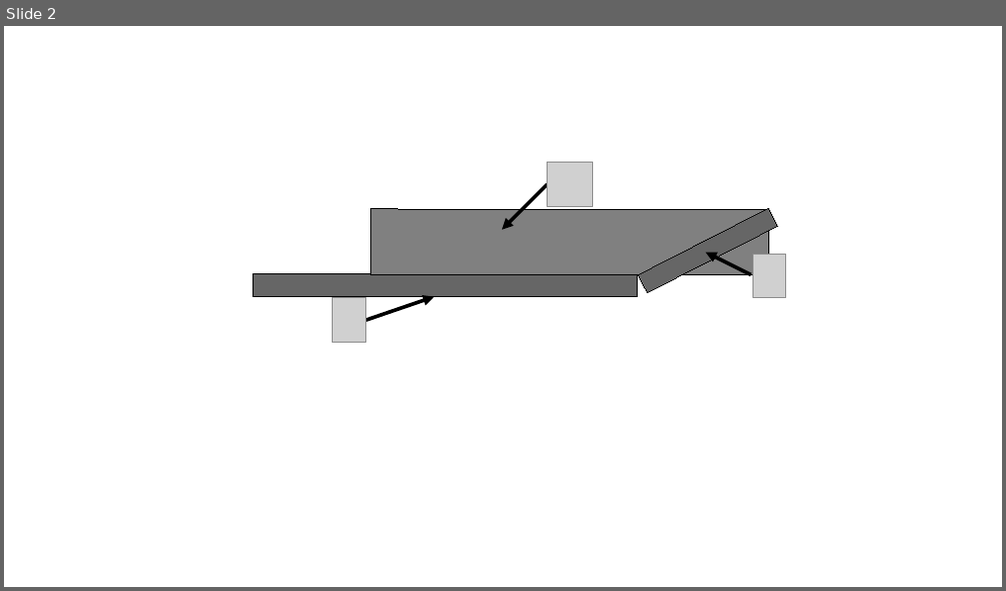
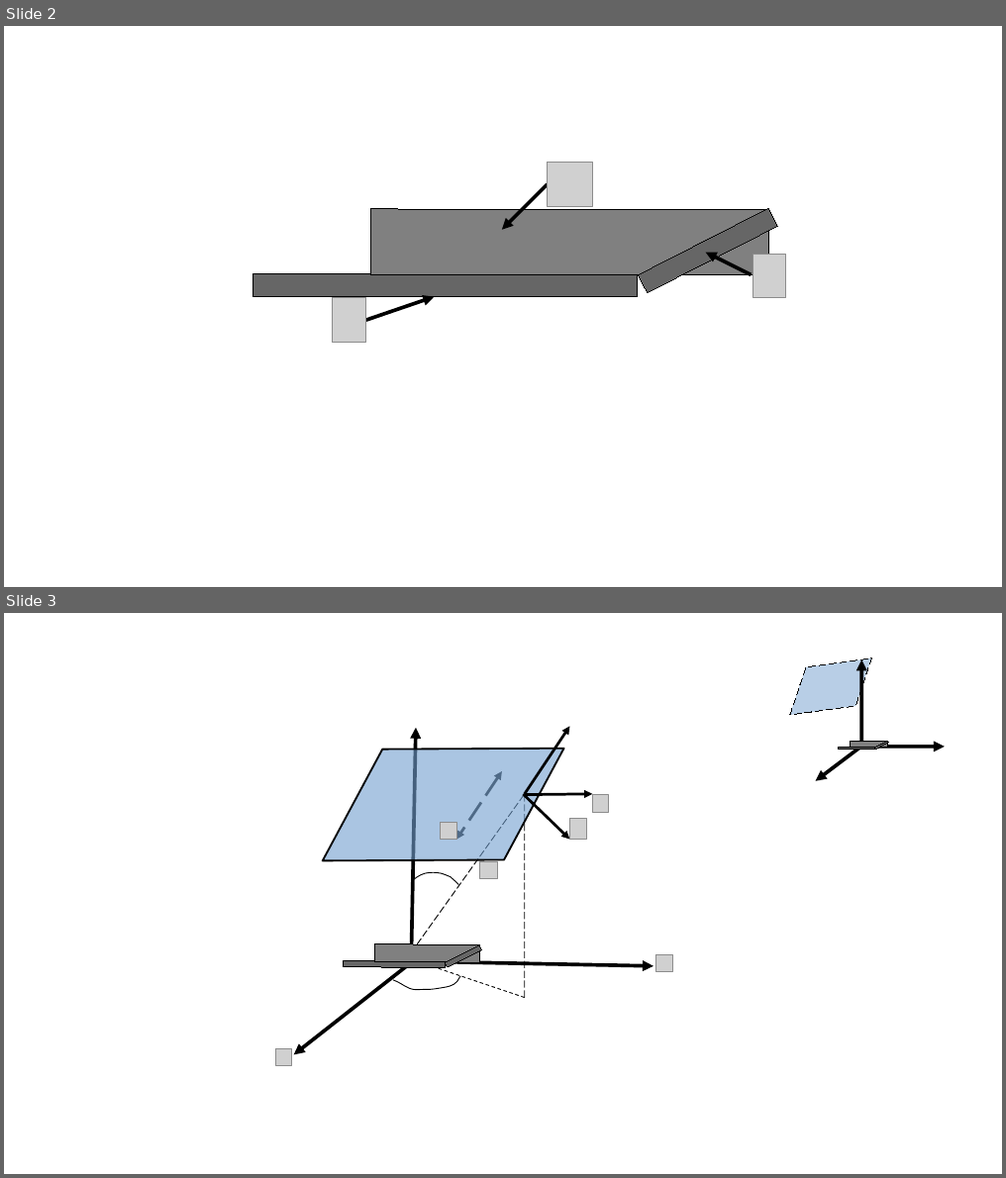
Before and after one commit to mausanram/CodigosICN, a slide deck: Presentaciones/Modelos_CCD.odp. Shown one above the other, each under a label of ours: slide 2 before the commit, slides 2 and 3 after it. The pictures are 1006x591 and 1006x1178 pixels, drawn with LibreOffice and Linux fonts; fonts in the diff are those of the drawing; grey boxes stand for pictures; background and template pictures are left out. Boxes give left, top, right and bottom in pixels: in the first picture for what was removed or moved away, otherwise in the second. Text is boxed around its words. In the diff, an @@ line names an element or a change of style, - is before the commit and + after.

```diff
--- a/Presentaciones/Modelos_CCD.odp
+++ b/Presentaciones/Modelos_CCD.odp
@@ slide 3 added at [4, 613, 1002, 1174], background #FFFFFF @@
@@ parallelogram added at [784, 658, 878, 715], fill #729FCF at 50% opacity, outline #000000 0 pt dashed @@
@@ arrow added from (861, 742) to (861, 661), #000000 2.89 pt @@
@@ arrow added from (863, 746) to (816, 781), #000000 2.89 pt @@
@@ rectangle added at [839, 747, 875, 749], fill #666666, outline #000000 0 pt @@
@@ rectangle added at [849, 741, 888, 748], fill #808080, outline #000000 0 pt @@
@@ arrow added from (871, 747) to (944, 747), #000000 2.89 pt @@
@@ rectangle added at [875, 742, 888, 750], fill #666666, outline #000000 0 pt @@
@@ group added at [275, 726, 673, 1065]: 6 arrows, 6 pictures, 3 lines, 3 rectangles, 2 freeform shapes, 1 double arrow, 1 parallelogram @@
```
Also in this commit, not shown: 1 other slide added, 1 slide removed, 3 other files.
